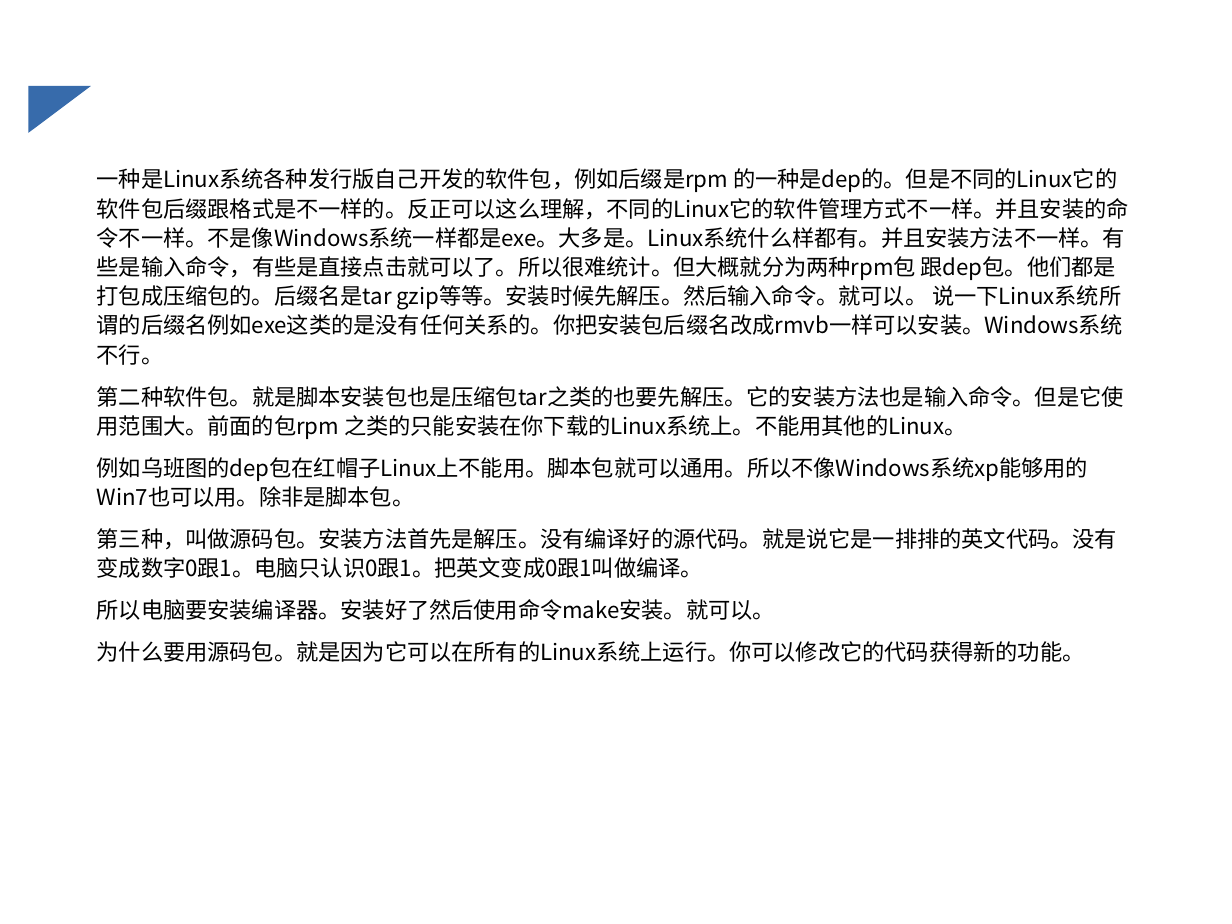
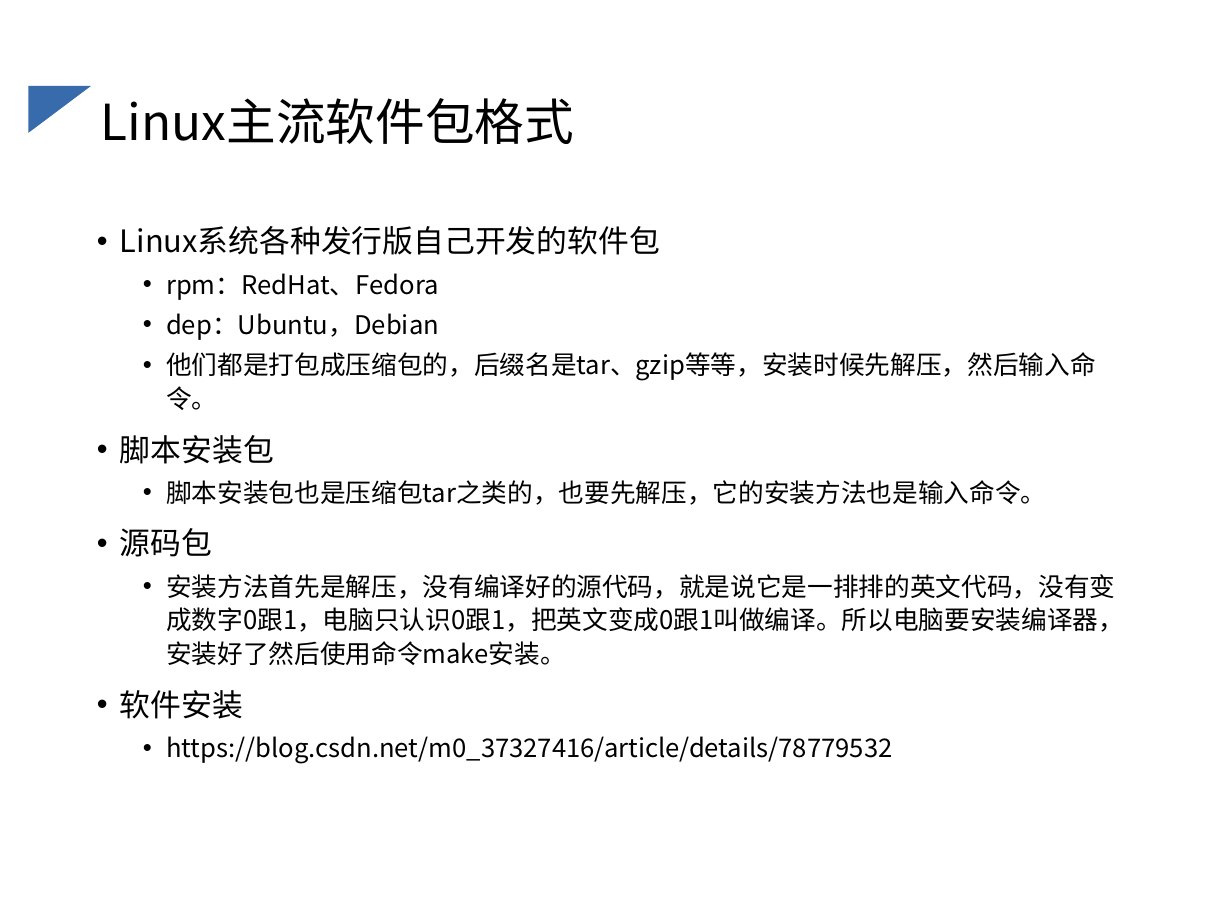
Before and after one commit to caoyang7/caoyang.github.io, a slide deck: slide 8 of _posts/Linux的发行版本.ppt (slide 12 before the commit). Drawn at 1232x924 pixels with LibreOffice and Linux fonts; fonts in the diff are those of the drawing. Boxes give left, top, right and bottom in pixels: in the first picture for what was removed or moved away, otherwise in the second. Text is boxed around its words. In the diff, an @@ line names an element or a change of style, - is before the commit and + after.

```diff
--- a/_posts/Linux的发行版本.ppt
+++ b/_posts/Linux的发行版本.ppt
@@ title added at (x1=101, y1=98, x2=574, y2=144), 29 pt, text #000000 @@
+Linux主流软件包格式
@@ text at (x1=120, y1=226, x2=1124, y2=764): text changed; size 12.9 to 15 pt @@
-一种是Linux系统各种发行版自己开发的软件包，例如后缀是rpm 的一种是dep的。但是不同的Linux它的软件包后缀跟格式是不一样的。反正可以这么理解，不同的Linux它的软件管理方式不一样。并且安装的命令不一样。不是像Windows系统一样都是exe。大多是。Linux系统什么样都有。并且安装方法不一样。有些是输入命令，有些是直接点击就可以了。所以很难统计。但大概就分为两种rpm包 跟dep包。他们都是打包成压缩包的。后缀名是tar gzip等等。安装时候先解压。然后输入命令。就可以。 说一下Linux系统所谓的后缀名例如exe这类的是没有任何关系的。你把安装包后缀名改成rmvb一样可以安装。Windows系统不行。
-第二种软件包。就是脚本安装包也是压缩包tar之类的也要先解压。它的安装方法也是输入命令。但是它使用范围大。前面的包rpm 之类的只能安装在你下载的Linux系统上。不能用其他的Linux。
-例如乌班图的dep包在红帽子Linux上不能用。脚本包就可以通用。所以不像Windows系统xp能够用的Win7也可以用。除非是脚本包。
-第三种，叫做源码包。安装方法首先是解压。没有编译好的源代码。就是说它是一排排的英文代码。没有变成数字0跟1。电脑只认识0跟1。把英文变成0跟1叫做编译。
-所以电脑要安装编译器。安装好了然后使用命令make安装。就可以。
-为什么要用源码包。就是因为它可以在所有的Linux系统上运行。你可以修改它的代码获得新的功能。
+• Linux系统各种发行版自己开发的软件包
+  • rpm：RedHat、Fedora
+  • dep：Ubuntu，Debian
+  • 他们都是打包成压缩包的，后缀名是tar、gzip等等，安装时候先解压，然后输入命令。
+• 脚本安装包
+  • 脚本安装包也是压缩包tar之类的，也要先解压，它的安装方法也是输入命令。
+• 源码包
+  • 安装方法首先是解压，没有编译好的源代码，就是说它是一排排的英文代码，没有变成数字0跟1，电脑只认识0跟1，把英文变成0跟1叫做编译。所以电脑要安装编译器，安装好了然后使用命令make安装。
+• 软件安装
+  • https://blog.csdn.net/m0_37327416/article/details/78779532
```
Also in this commit, not shown: 2 other slides changed, 1 slide added, 6 slides removed, 3 other files.
